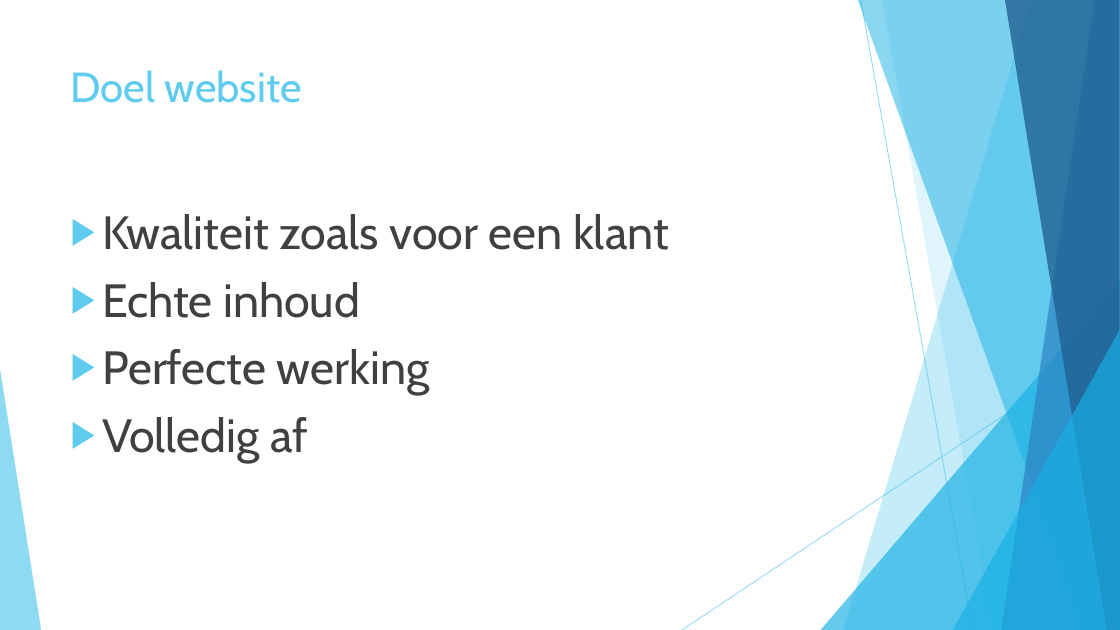
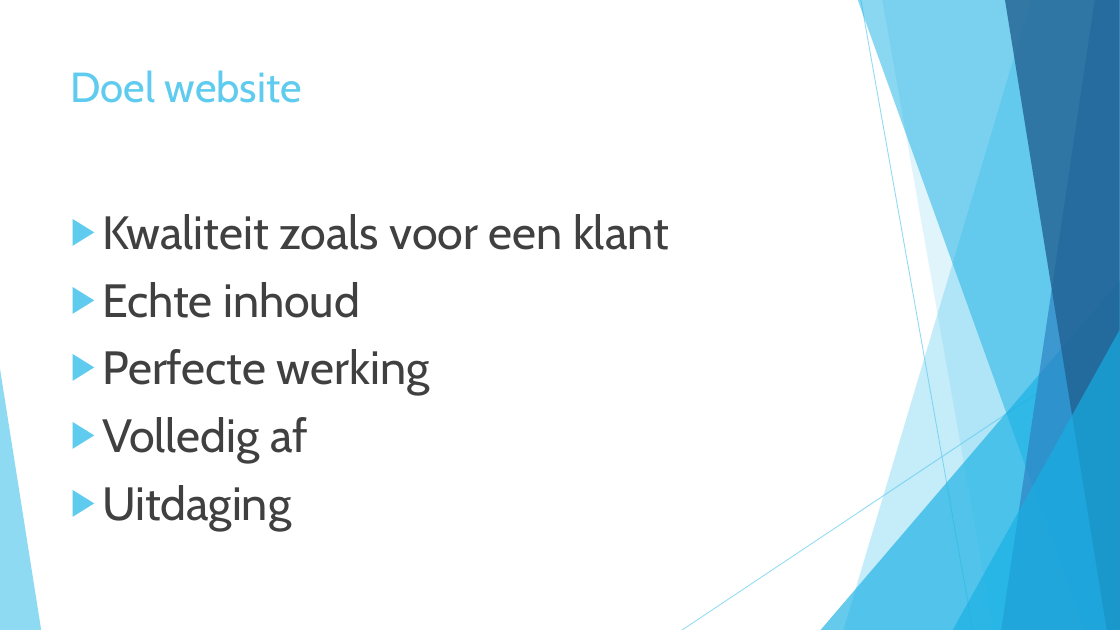
Before and after one commit to wimbou78/portfolio, a slide deck: slide 3 of portfolio.pptx. Drawn at 1120x630 pixels with LibreOffice and Linux fonts; fonts in the diff are those of the drawing. Boxes give left, top, right and bottom in pixels: in the first picture for what was removed or moved away, otherwise in the second. Text is boxed around its words. In the diff, an @@ line names an element or a change of style, - is before the commit and + after.

```diff
--- a/portfolio.pptx
+++ b/portfolio.pptx
@@ text at (102,485,291,531): paragraph added @@
+▶ Uitdaging
```
Also in this commit, not shown: 2 slides added, 1 other file.
